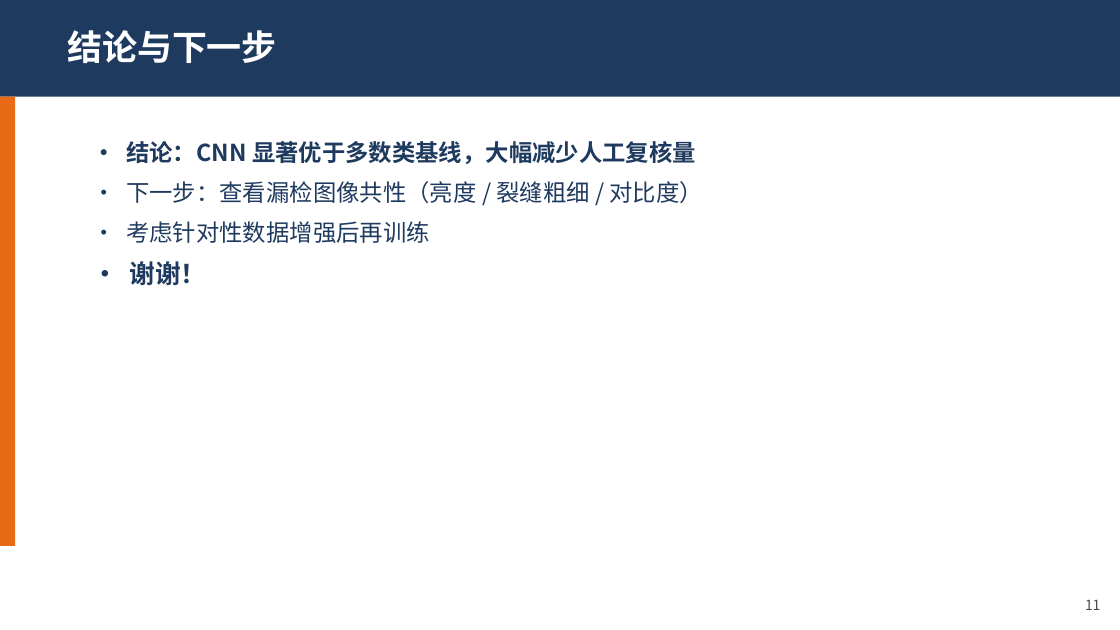
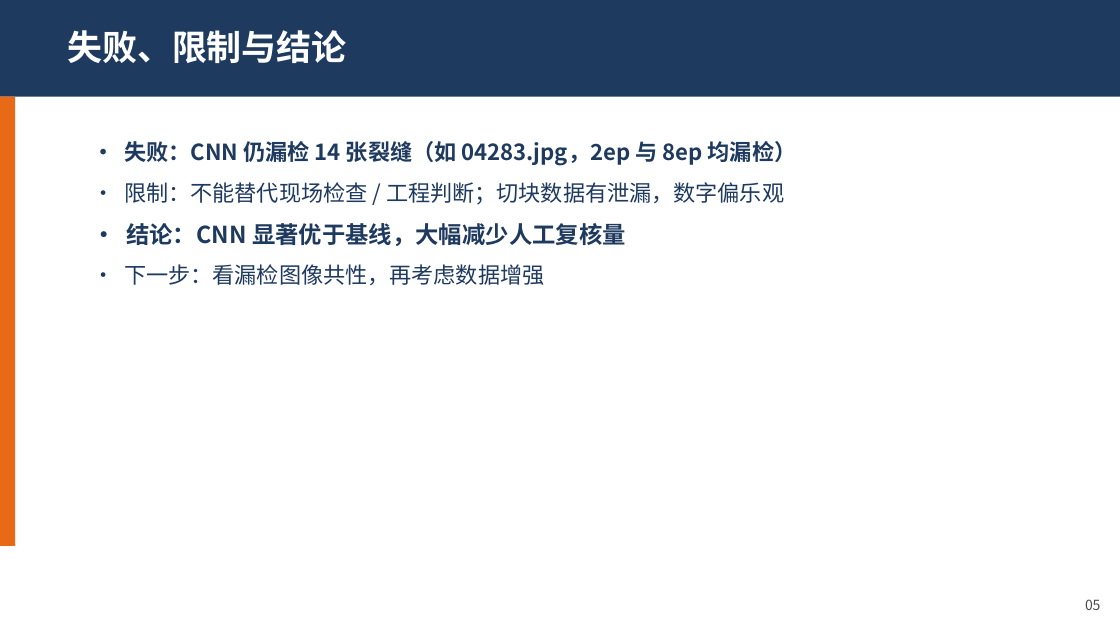
Before and after one commit to tissuefish/ai-camp-2026-d2-xuanhaochen-u202410766, a slide deck: slide 5 of presentation.pptx (slide 11 before the commit). Drawn at 1120x630 pixels with LibreOffice and Linux fonts; fonts in the diff are those of the drawing. Boxes give left, top, right and bottom in pixels: in the first picture for what was removed or moved away, otherwise in the second. Text is boxed around its words. In the diff, an @@ line names an element or a change of style, - is before the commit and + after.

```diff
--- a/presentation.pptx
+++ b/presentation.pptx
@@ text at bbox=[67, 30, 347, 63]: text changed @@
-结论与下一步
+失败、限制与结论
@@ text at bbox=[124, 141, 796, 285]: text changed; size 20 to 19 pt; bold on @@
-• 结论：CNN 显著优于多数类基线，大幅减少人工复核量
-• 下一步：查看漏检图像共性（亮度 / 裂缝粗细 / 对比度）
-• 考虑针对性数据增强后再训练
-• 谢谢！
+• 失败：CNN 仍漏检 14 张裂缝（如 04283.jpg，2ep 与 8ep 均漏检）
+• 限制：不能替代现场检查 / 工程判断；切块数据有泄漏，数字偏乐观
+• 结论：CNN 显著优于基线，大幅减少人工复核量
+• 下一步：看漏检图像共性，再考虑数据增强
@@ text at bbox=[1085, 599, 1101, 610]: text changed @@
-11
+05
```
Also in this commit, not shown: 3 other slides changed, 6 slides removed.
